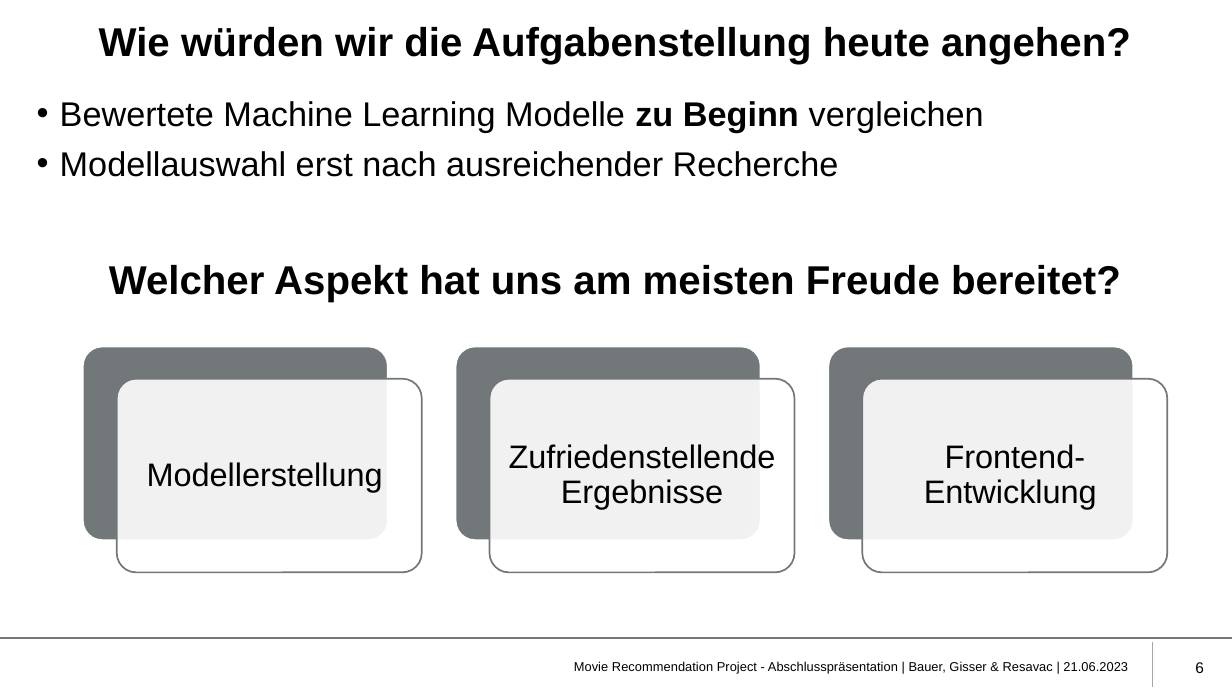
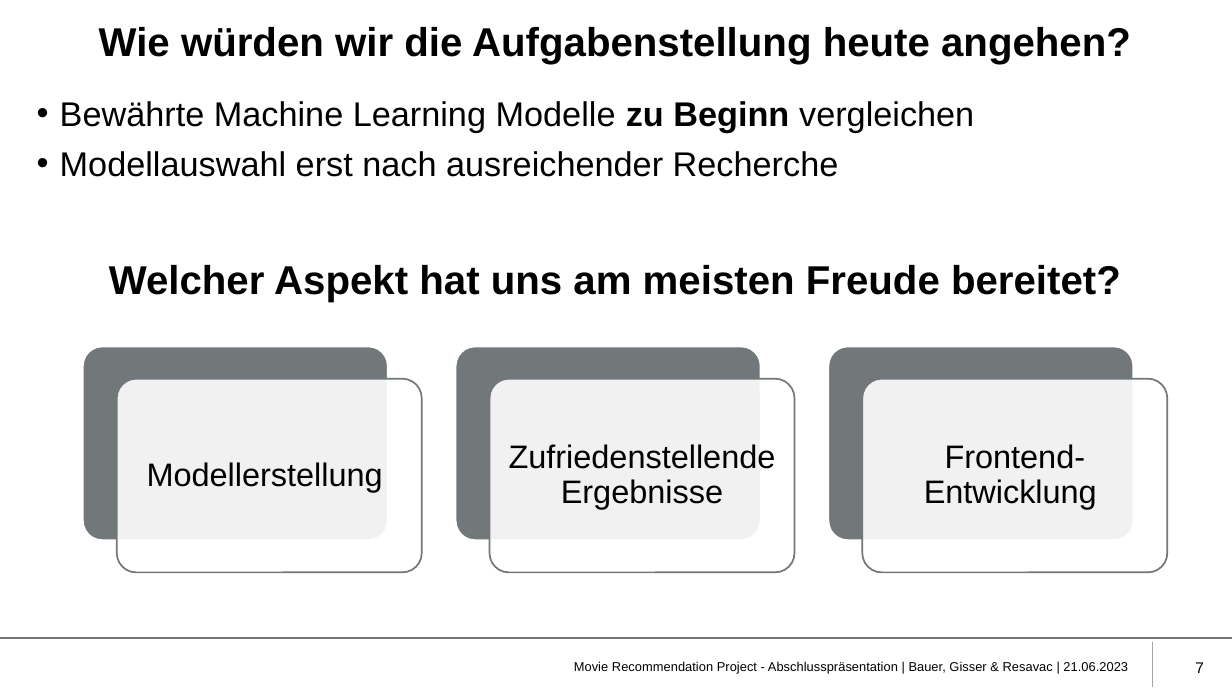
Before and after one commit to bar01a/mds-ss2023-SOE-Python-project, a slide deck: slide 7 of final-presentation/final_presentation.pptx (slide 6 before the commit). Drawn at 1232x693 pixels with LibreOffice and Linux fonts; fonts in the diff are those of the drawing; background and template pictures are left out. Boxes give left, top, right and bottom in pixels: in the first picture for what was removed or moved away, otherwise in the second. Text is boxed around its words. In the diff, an @@ line names an element or a change of style, - is before the commit and + after.

```diff
--- a/final-presentation/final_presentation.pptx
+++ b/final-presentation/final_presentation.pptx
@@ text at <box>60,101,974,132</box>: text changed @@
-• Bewertete Machine Learning Modelle zu Beginn vergleichen
+• Bewährte Machine Learning Modelle zu Beginn vergleichen
@@ page number at <box>1195,662,1204,673</box>: text changed @@
-6
+7
```
Also in this commit, not shown: 2 other slides changed, 1 slide added.
